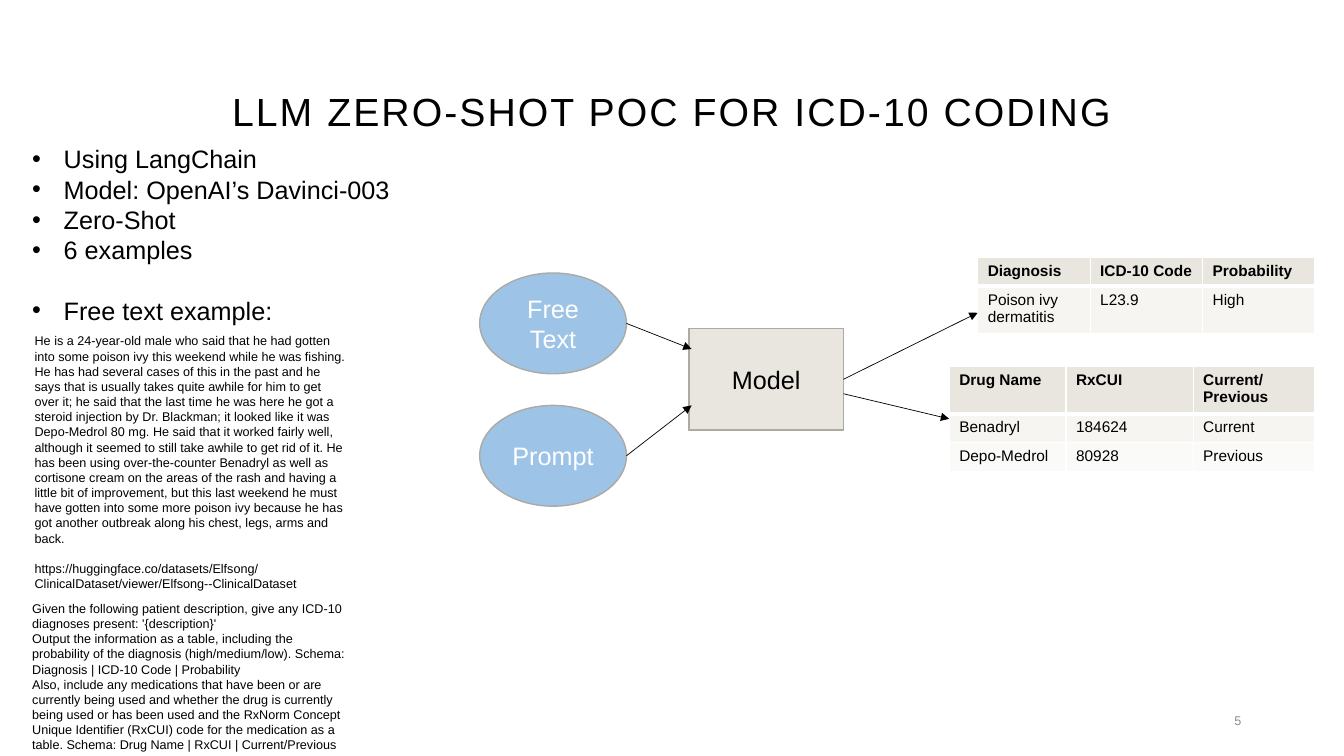
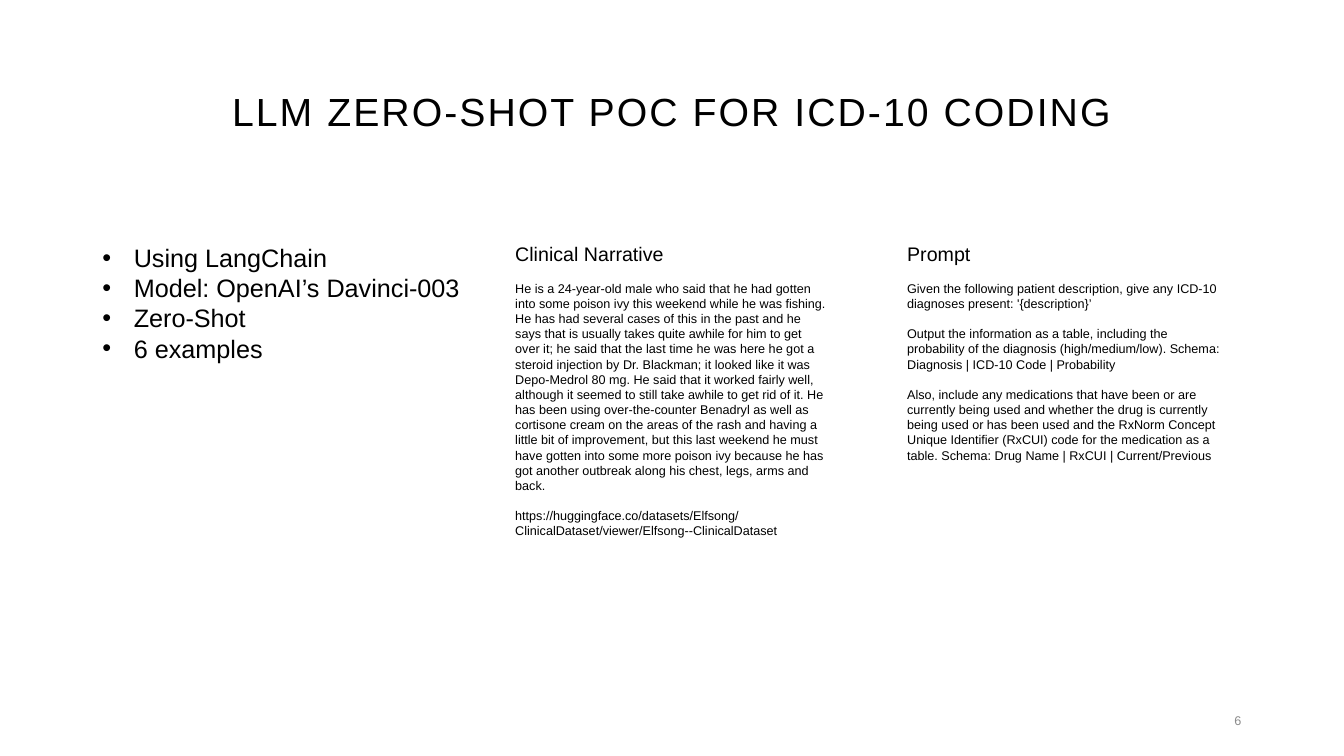
Before and after one commit to KoltonHauck/Cotiviti-technology-solutions-analyst-prompt-5-2023, a slide deck: slide 6 of Cotiviti Internship POC.pptx (slide 5 before the commit). Drawn at 1344x756 pixels with LibreOffice and Linux fonts; fonts in the diff are those of the drawing. Boxes give left, top, right and bottom in pixels: in the first picture for what was removed or moved away, otherwise in the second. Text is boxed around its words. In the diff, an @@ line names an element or a change of style, - is before the commit and + after.

```diff
--- a/Cotiviti Internship POC.pptx
+++ b/Cotiviti Internship POC.pptx
@@ text "Using LangChain": place and size @@
-text "Using LangChain" at box(64, 149, 389, 325)
+text "Using LangChain" at box(134, 248, 460, 363)
@@ text "Clinical Narrative": place and size @@
-text "Clinical Narrative" at box(35, 336, 345, 591)
+text "Clinical Narrative" at box(515, 246, 826, 538)
@@ text "Prompt": place and size @@
-text "Prompt" at box(32, 604, 345, 752)
+text "Prompt" at box(907, 247, 1220, 463)
@@ text at box(515, 246, 664, 262): paragraph added @@
+Clinical Narrative
@@ text at box(907, 247, 1217, 311): text changed @@
-Given the following patient description, give any ICD-10 diagnoses present: '{description}'
+Prompt
+Given the following patient description, give any ICD-10 diagnoses present: '{description}’
@@ table removed at box(978, 258, 1317, 334), 2 rows, 3 columns @@
-Diagnosis | ICD-10 Code | Probability
-Poison ivy dermatitis | L23.9 | High
@@ ellipse removed at box(480, 273, 627, 374) @@
-Free Text
@@ text at box(64, 301, 272, 325): paragraph removed @@
-• Free text example:
@@ arrow removed from (626, 324) to (692, 349) @@
@@ rectangle removed at box(690, 329, 844, 431) @@
-Model
@@ arrow removed from (844, 379) to (978, 313) @@
@@ table removed at box(950, 367, 1316, 471), 3 rows, 3 columns @@
-Drug Name | RxCUI | Current/Previous
-Benadryl | 184624 | Current
-Depo-Medrol | 80928 | Previous
@@ ellipse removed at box(480, 405, 627, 506) @@
-Prompt
@@ arrow removed from (626, 456) to (692, 405) @@
@@ arrow removed from (844, 394) to (950, 419) @@
```
Also in this commit, not shown: 1 other slide changed, 2 slides added, 2 other files.
